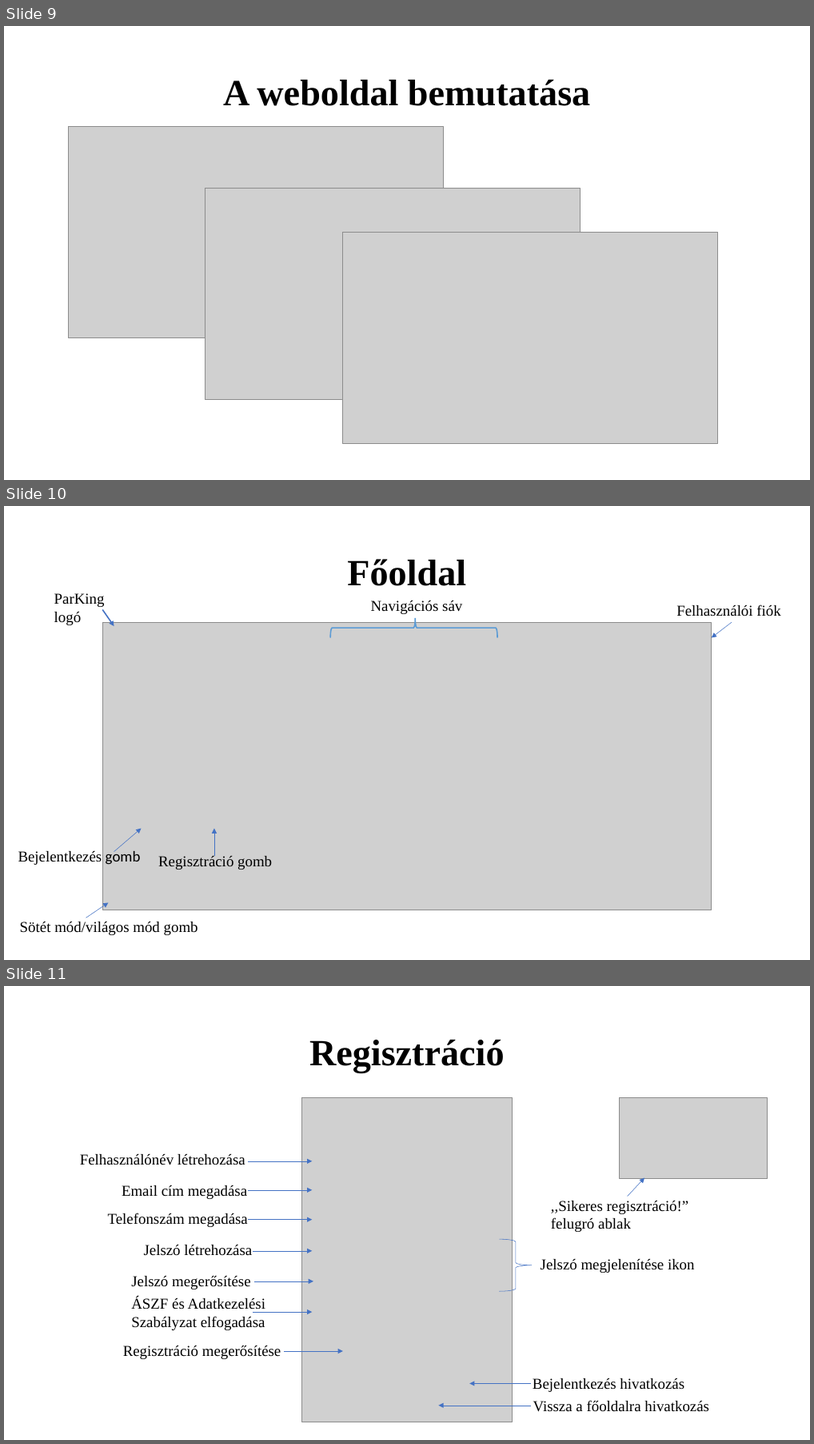
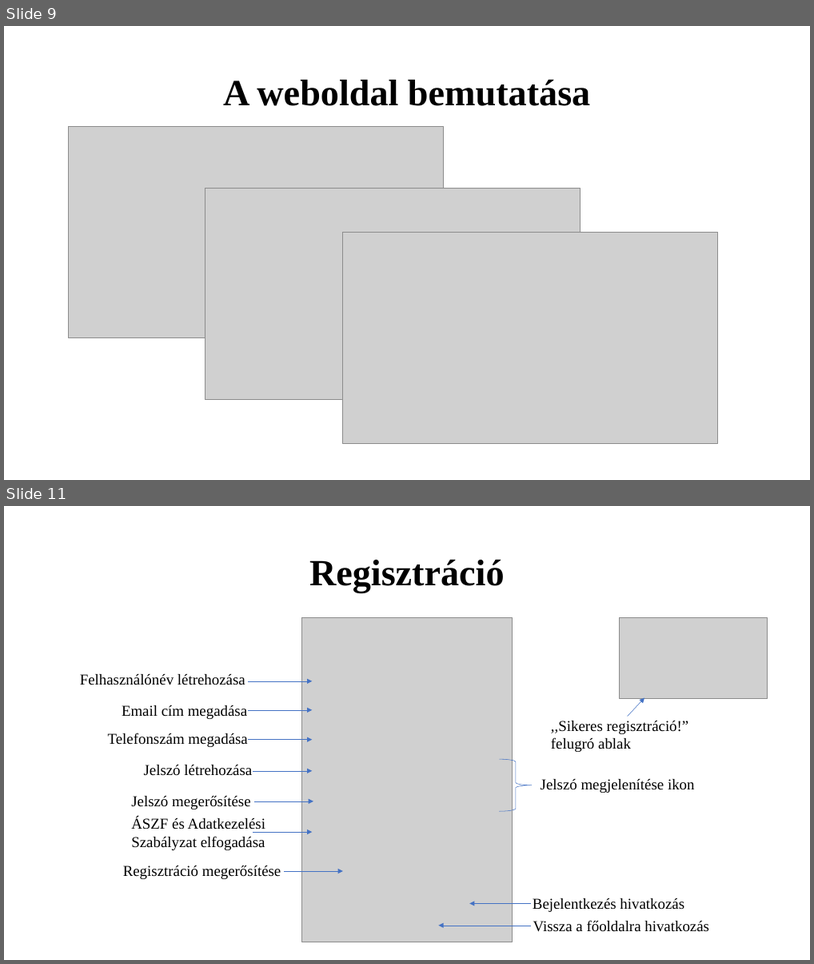
Before and after one commit to K0RN3L07/ParKing, a slide deck: Dokumentumok/ParKing-prezentacio.pptx. Shown one above the other, each under a label of ours: slides 9, 10 and 11 before the commit, slides 9 and 11 after it; the slides between them are not shown. The pictures are 814x1444 and 814x964 pixels, drawn with LibreOffice and Linux fonts; fonts in the diff are those of the drawing; grey boxes stand for pictures. Boxes give left, top, right and bottom in pixels: in the first picture for what was removed or moved away, otherwise in the second. Text is boxed around its words. In the diff, an @@ line names an element or a change of style, - is before the commit and + after.

```diff
--- a/Dokumentumok/ParKing-prezentacio.pptx
+++ b/Dokumentumok/ParKing-prezentacio.pptx
@@ slide 10 removed at [4, 506, 810, 960], background #FFFFFF @@
@@ title removed at [347, 559, 466, 586] @@
-Főoldal
@@ text removed at [54, 593, 105, 625] @@
-ParKing logó
@@ text removed at [371, 600, 462, 614] @@
-Navigációs sáv
@@ picture removed at [102, 622, 712, 910] @@
@@ arrow removed from (102, 609) to (114, 626) @@
@@ right brace removed at [331, 618, 498, 637] @@
@@ text removed at [677, 604, 781, 616] @@
-Felhasználói fiók
@@ arrow removed from (732, 622) to (712, 638) @@
@@ arrow removed from (114, 852) to (142, 828) @@
@@ arrow removed from (214, 856) to (214, 828) @@
@@ text removed at [18, 849, 141, 864] @@
-Bejelentkezés gomb
@@ text removed at [158, 854, 272, 869] @@
-Regisztráció gomb
@@ arrow removed from (86, 917) to (109, 902) @@
@@ text removed at [20, 921, 198, 935] @@
-Sötét mód/világos mód gomb
```
Also in this commit, not shown: 3 slides changed, 1 slide added.
